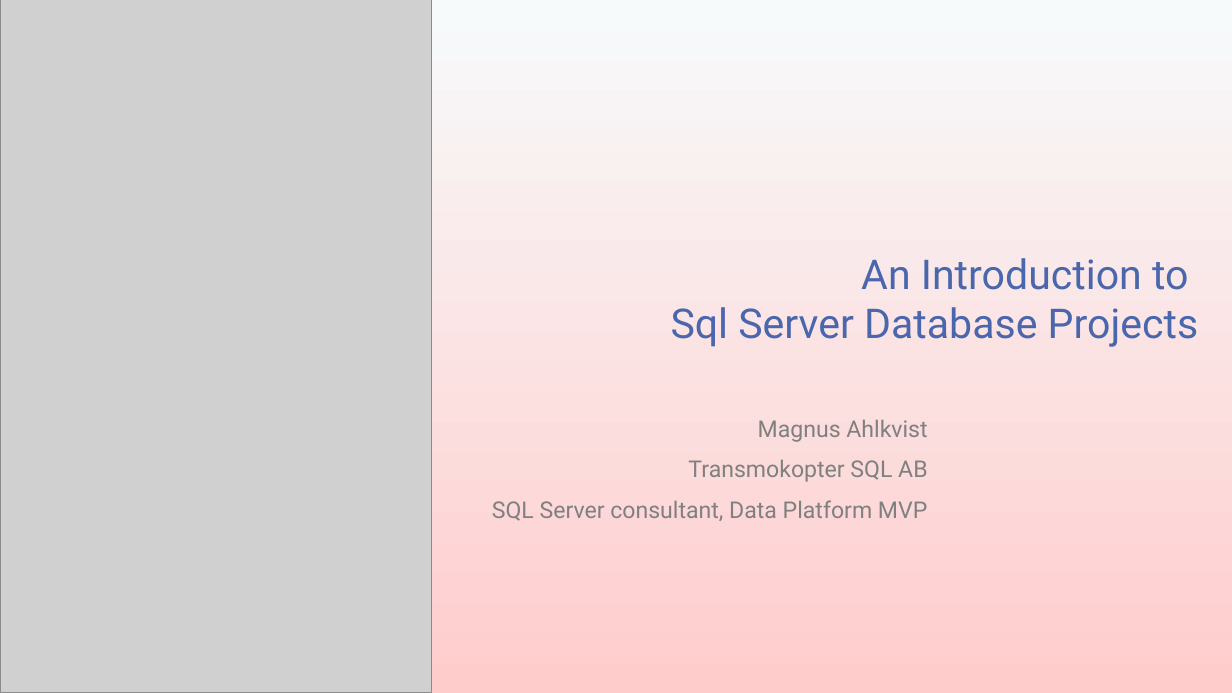
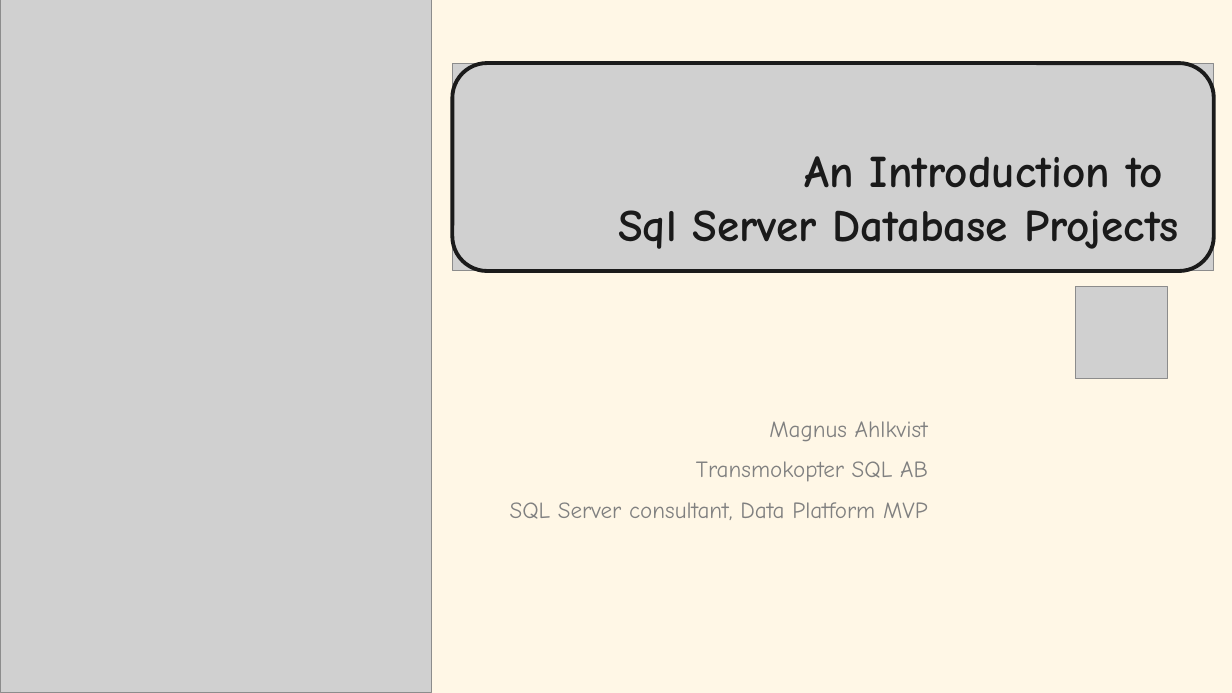
Before and after one commit to transmokopter/Presentations, a slide deck: slide 1 of an-introduction-to-sql-server-database-projects/an-introduction-to-sql-server-database-projects.pptx. Drawn at 1232x693 pixels with LibreOffice and Linux fonts; fonts in the diff are those of the drawing; grey boxes stand for pictures; background and template pictures are left out. Boxes give left, top, right and bottom in pixels: in the first picture for what was removed or moved away, otherwise in the second. Text is boxed around its words. In the diff, an @@ line names an element or a change of style, - is before the commit and + after.

```diff
--- a/an-introduction-to-sql-server-database-projects/an-introduction-to-sql-server-database-projects.pptx
+++ b/an-introduction-to-sql-server-database-projects/an-introduction-to-sql-server-database-projects.pptx
@@ background gradient #F7FAFB to #FFCCCC to #FFF7E6 @@
@@ picture added at (x1=453, y1=63, x2=1214, y2=271) @@
@@ rounded rectangle added at (x1=453, y1=63, x2=1214, y2=271), outline #1B1B1B 3 pt @@
@@ title "An Introduction to Sql Server ..." moved from (x1=671, y1=258, x2=1199, y2=347) to (x1=618, y1=156, x2=1179, y2=249) @@
@@ title "An Introduction to Sql Server ..." at (x1=618, y1=156, x2=1179, y2=249): size 32 to 35.2 pt, font Roboto to Comic Neue, text colour #4A66AC to #1A1A1A, bold on @@
@@ picture added at (x1=1076, y1=287, x2=1168, y2=379) @@
@@ subtitle "Magnus Ahlkvist" at (x1=510, y1=421, x2=928, y2=520): font Roboto to Comic Neue @@
```
Also in this commit, not shown: 19 other slides changed, 1 slide added, 4 slides removed, 4 other files.
